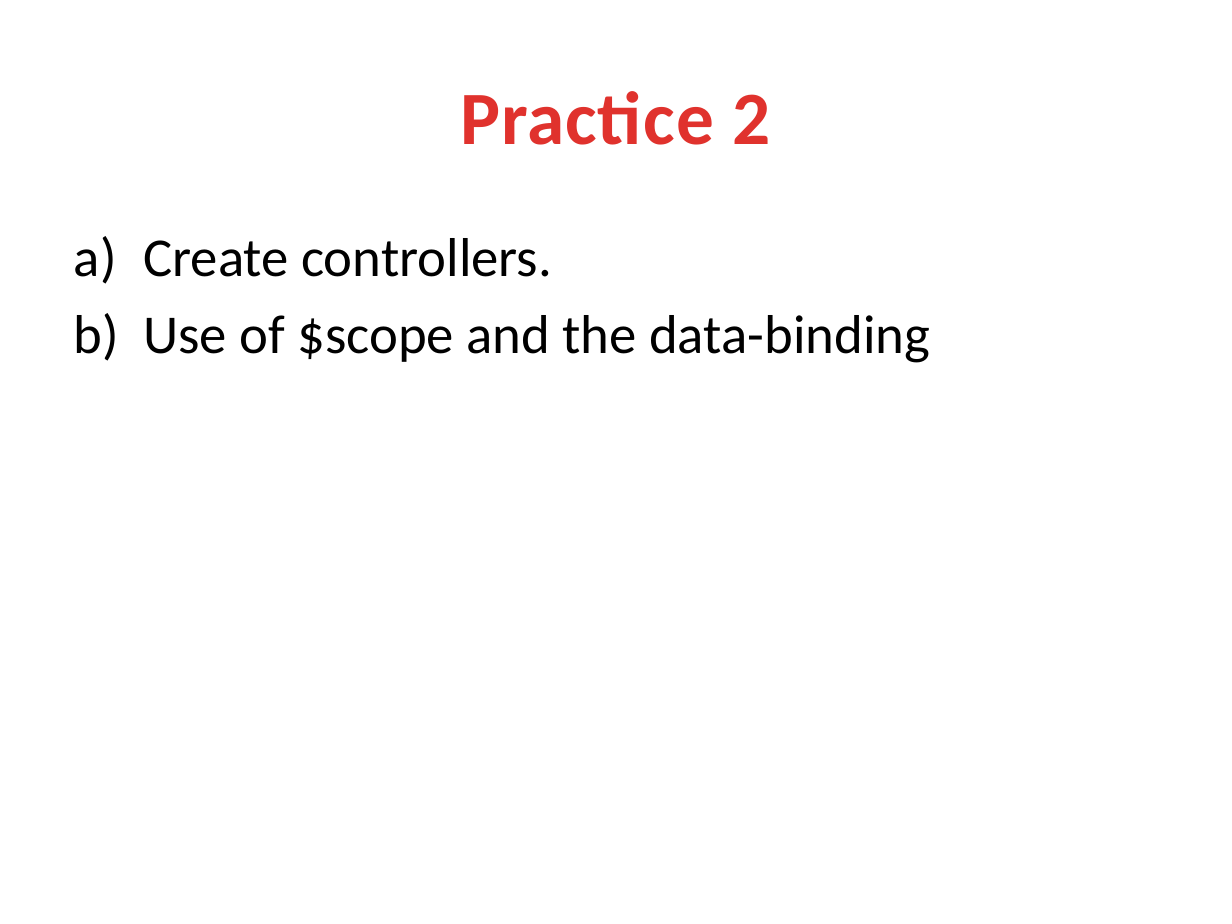
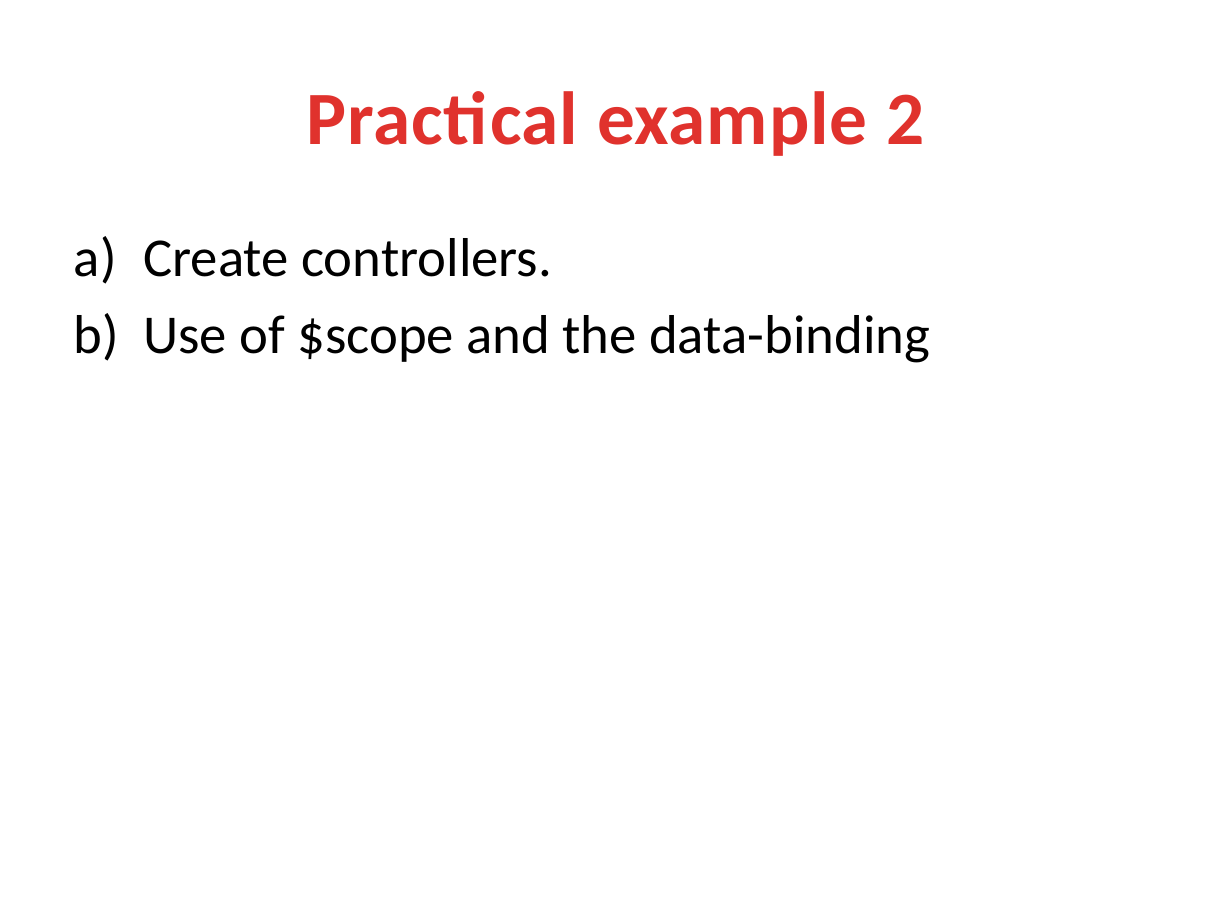
Before and after one commit to lhkingkong/angularjs-taller, a slide deck: slide 8 of material/AngularJS Taller.pptx. Drawn at 1232x924 pixels with LibreOffice and Linux fonts; fonts in the diff are those of the drawing. Boxes give left, top, right and bottom in pixels: in the first picture for what was removed or moved away, otherwise in the second. Text is boxed around its words. In the diff, an @@ line names an element or a change of style, - is before the commit and + after.

Commit message:
Add router example

```diff
--- a/material/AngularJS Taller.pptx
+++ b/material/AngularJS Taller.pptx
@@ title at <box>306,91,924,156</box>: text changed @@
-Practice 2
+Practical example 2
```
Also in this commit, not shown: 6 other slides changed, 10 slides added, 32 other files.
